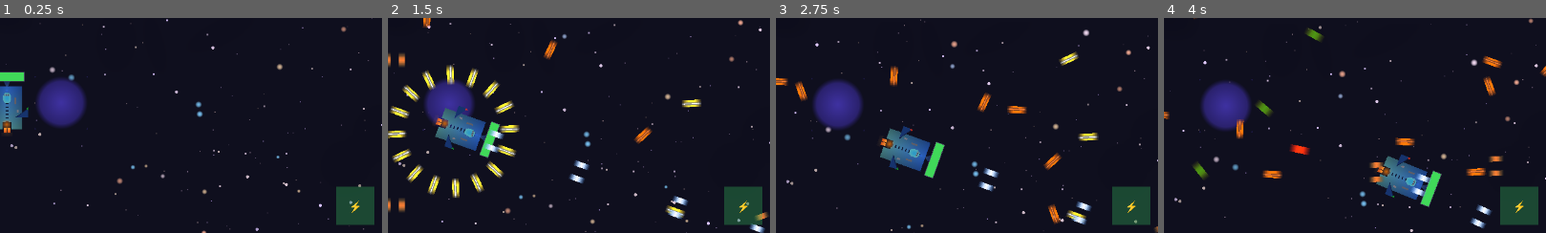
Above: before the commit, frames 1-4 (left to right).
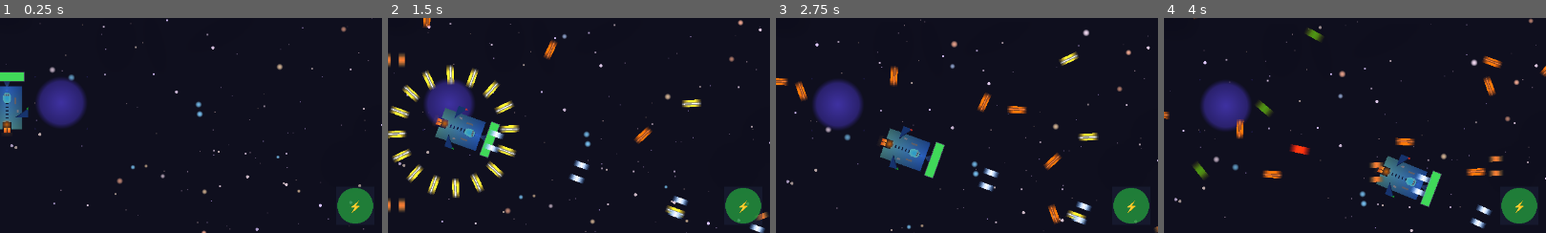
Above: after the commit, the same moments.

Repository: July-X/godot-game-one
Game: Godot game, scene res://scenes/main.tscn
Two runs of this game, one before a commit and one after it. Both use one fixed random seed, a clock stepped at 60 frames per second and the inputs below.
Inputs (mouse positions are % of the whole screen's width and height, from its top left):
- Up to frame 1 (0.25 s): no input
- Up to frame 2 (1.5 s): click "⚡" at 0.5 s; click "⚡" at 1.25 s
- Up to frame 3 (2.75 s): click "⚡" at 2 s
- Up to frame 4 (4 s): tap Enter at 2.75 s; move the mouse to (72, 45) at 2.77 s; tap R at 2.85 s; click (72, 45) at 2.92 s; tap Space at 3.02 s; drag from (30, 55) to (73, 81) at 3.52 s
The pictures show only the part of the screen within x 49-99%, y 49-99%; the shares and areas given below are measured in that part.

The runs differ from the first frame. In frame 1, 1.6% of the frame differs, in the area x 88-98%, y 78-96%; in frame 2, 1.6%, in the area x 88-98%, y 78-97%; in frame 3, 1.6%; in frame 4, 1.6%.

Commit message:
fix: 技能按钮改为绿色从无到有累计填充
- skill_cooldown_overlay.gd: 改为set_ready_progress接收就绪进度
  绘制绿色扇形(从暗绿渐变为亮绿),从12点顺时针填充
  进度=0时全透明,进度=1时全绿可点击
- hud.gd: progress=1-cd/max,覆盖层始终可见
  移除_skill_bg颜色切换逻辑(由覆盖层统一管理)

Diff:
--- a/scripts/hud.gd
+++ b/scripts/hud.gd
@@ -46,19 +46,16 @@
 
 func _update_skill_cooldown() -> void:
 	var cd: float = GameState.skill_cooldown
+	var progress: float = 1.0 - cd / GameState.SKILL_COOLDOWN_MAX
+	_skill_cooldown_overlay.visible = true
+	_skill_cooldown_overlay.set_ready_progress(progress)
 	if cd > 0:
-		_skill_cooldown_overlay.visible = true
-		var ratio: float = cd / GameState.SKILL_COOLDOWN_MAX
-		_skill_cooldown_overlay.set_cooldown_ratio(ratio)
 		var seconds: int = int(ceil(cd))
 		_skill_label.text = str(seconds)
 		_skill_label.add_theme_font_size_override("font_size", 20)
-		_skill_bg.color = Color(0.12, 0.15, 0.25, 0.45)
 	else:
-		_skill_cooldown_overlay.visible = false
 		_skill_label.text = "⚡"
 		_skill_label.add_theme_font_size_override("font_size", 22)
-		_skill_bg.color = Color(0.2, 0.7, 0.35, 0.35)
 
 func _on_score_changed(new_score: int) -> void:
 	_update_score(new_score)
--- a/scripts/skill_cooldown_overlay.gd
+++ b/scripts/skill_cooldown_overlay.gd
@@ -1,20 +1,19 @@
 extends ColorRect
 
-var _ratio: float = 0.0
+var _progress: float = 0.0
 
-func set_cooldown_ratio(value: float) -> void:
-	_ratio = clamp(value, 0.0, 1.0)
+func set_ready_progress(value: float) -> void:
+	_progress = clamp(value, 0.0, 1.0)
 	queue_redraw()
 
 func _draw() -> void:
-	if _ratio <= 0.0:
-		return
 	var c: Vector2 = size * 0.5
 	var r: float = min(c.x, c.y) - 2.0
 	var start_angle: float = -PI * 0.5
-	var end_angle: float = start_angle + TAU * _ratio
+	var end_angle: float = start_angle + TAU * _progress
 	var steps: int = max(4, int(r * TAU * 0.3))
-	var color := Color(0.0, 0.0, 0.0, 0.55)
+	var g: float = 0.25 + _progress * 0.5
+	var color := Color(0.15 * _progress, g, 0.25 * _progress, 0.35 + _progress * 0.25)
 	var points: PackedVector2Array = [c]
 	for i in range(steps + 1):
 		var a: float = start_angle + (end_angle - start_angle) * i / steps
